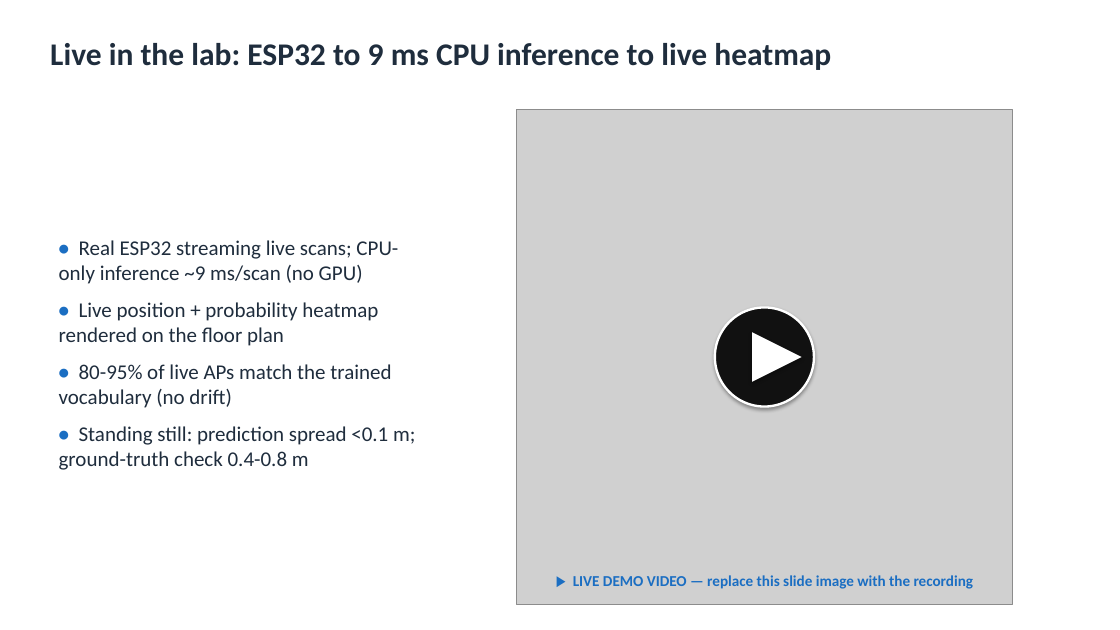
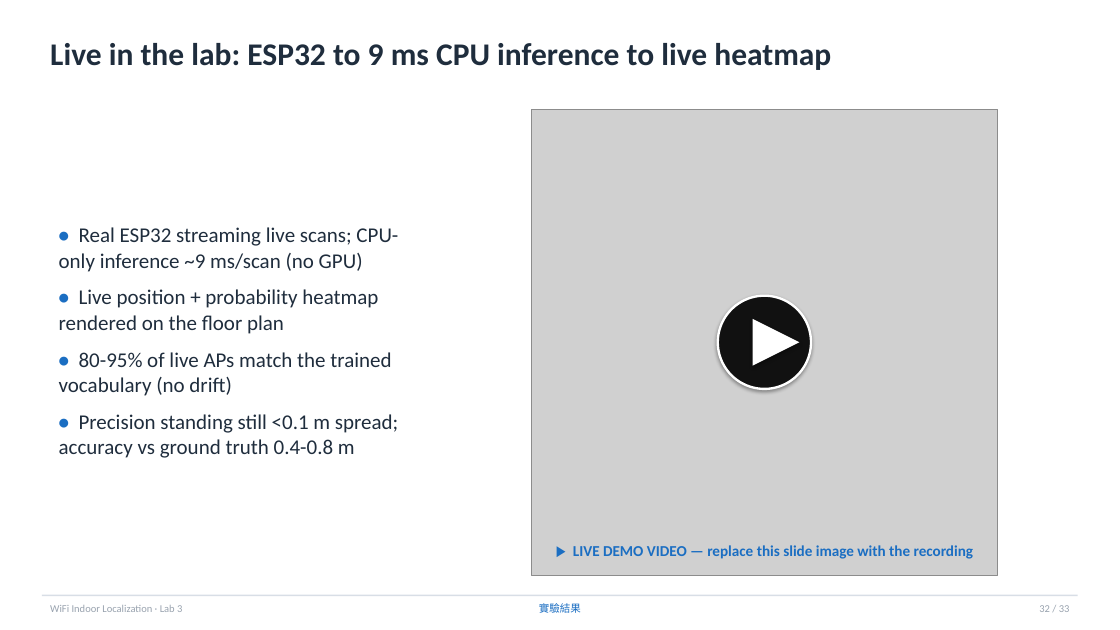
Before and after one commit to kmliy901054/cv2x-wifi-fingerprint, a slide deck: slide 32 of lab3/outputs/slides/lab3_presentation.pptx (slide 25 before the commit). Drawn at 1120x630 pixels with LibreOffice and Linux fonts; fonts in the diff are those of the drawing; grey boxes stand for pictures. Boxes give left, top, right and bottom in pixels: in the first picture for what was removed or moved away, otherwise in the second. Text is boxed around its words. In the diff, an @@ line names an element or a change of style, - is before the commit and + after.

```diff
--- a/lab3/outputs/slides/lab3_presentation.pptx
+++ b/lab3/outputs/slides/lab3_presentation.pptx
@@ picture: place and size @@
-picture at [517,109,1012,605]
+picture at [532,109,998,576]
@@ ellipse: place and size @@
-ellipse at [715,308,814,407]
+ellipse at [718,296,811,389]
@@ triangle: place and size @@
-triangle at [752,333,802,382]
+triangle at [753,319,800,366]
@@ text at [59,414,398,458]: text changed @@
-• Standing still: prediction spread <0.1 m; ground-truth check 0.4-0.8 m
+• Precision standing still <0.1 m spread; accuracy vs ground truth 0.4-0.8 m
@@ text "▶ LIVE DEMO VIDEO — ...": place and size @@
-text "▶ LIVE DEMO VIDEO — ..." at [573,575,974,589]
+text "▶ LIVE DEMO VIDEO — ..." at [573,545,974,559]
@@ rectangle added at [42,595,1078,597], fill #D8DEE6 @@
@@ text added at [50,605,182,612], 9 pt, text #99A3AF @@
+WiFi Indoor Localization · Lab 3
@@ text added at [539,603,581,613], 9 pt, text #1B6EC2 @@
+實驗結果
@@ text added at [1039,605,1070,612], 9 pt, text #99A3AF @@
+32 / 33
```
Also in this commit, not shown: 21 other slides changed, 7 slides added.
